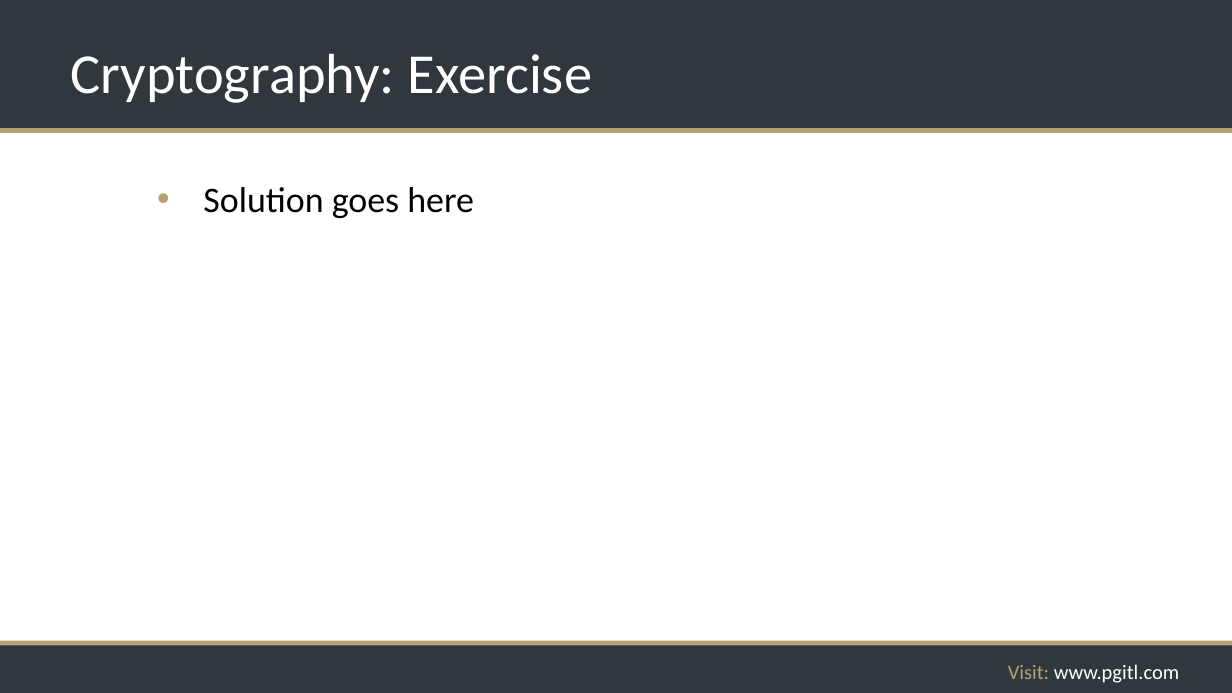
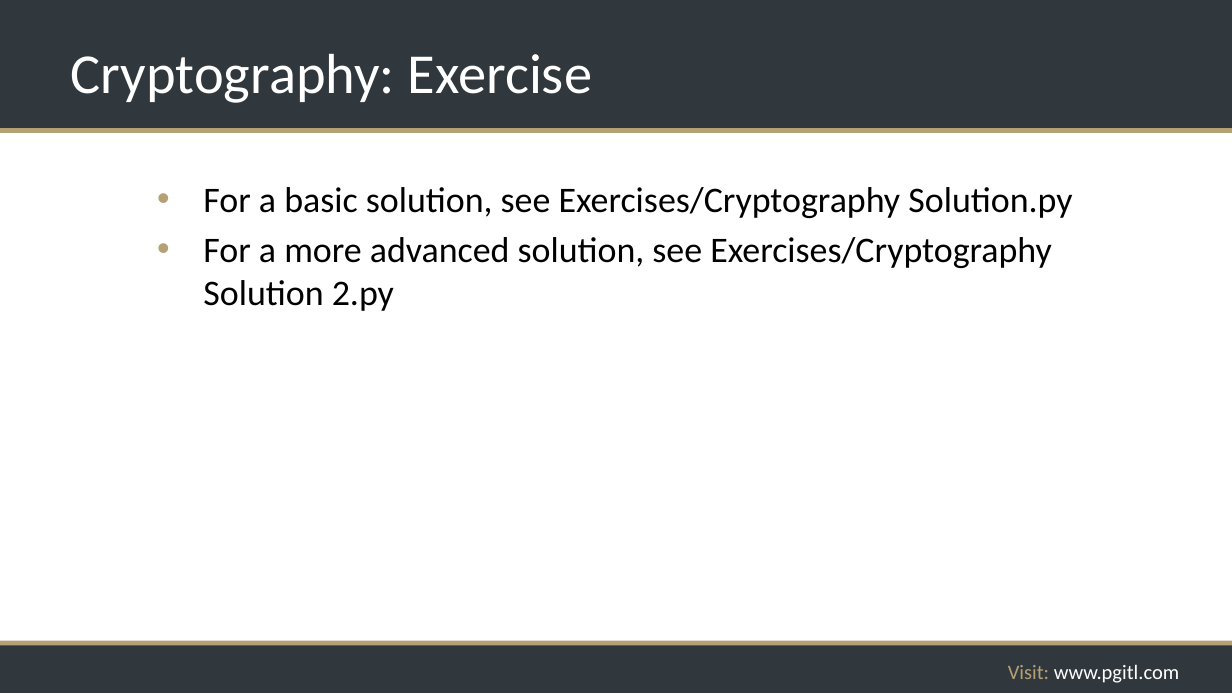
Before and after one commit to rikkouri/project-a, a slide deck: slide 161 of Programming Foundations.pptx. Drawn at 1232x693 pixels with LibreOffice and Linux fonts; fonts in the diff are those of the drawing; background and template pictures are left out. Boxes give left, top, right and bottom in pixels: in the first picture for what was removed or moved away, otherwise in the second. Text is boxed around its words. In the diff, an @@ line names an element or a change of style, - is before the commit and + after.

Commit message:
Crypto exercise & 2 solutions

```diff
--- a/Programming Foundations.pptx
+++ b/Programming Foundations.pptx
@@ text at (203,187,1072,311): text changed @@
-  • Solution goes here
+  • For a basic solution, see Exercises/Cryptography Solution.py
+  • For a more advanced solution, see Exercises/Cryptography Solution 2.py
```
Also in this commit, not shown: 3 other files.
